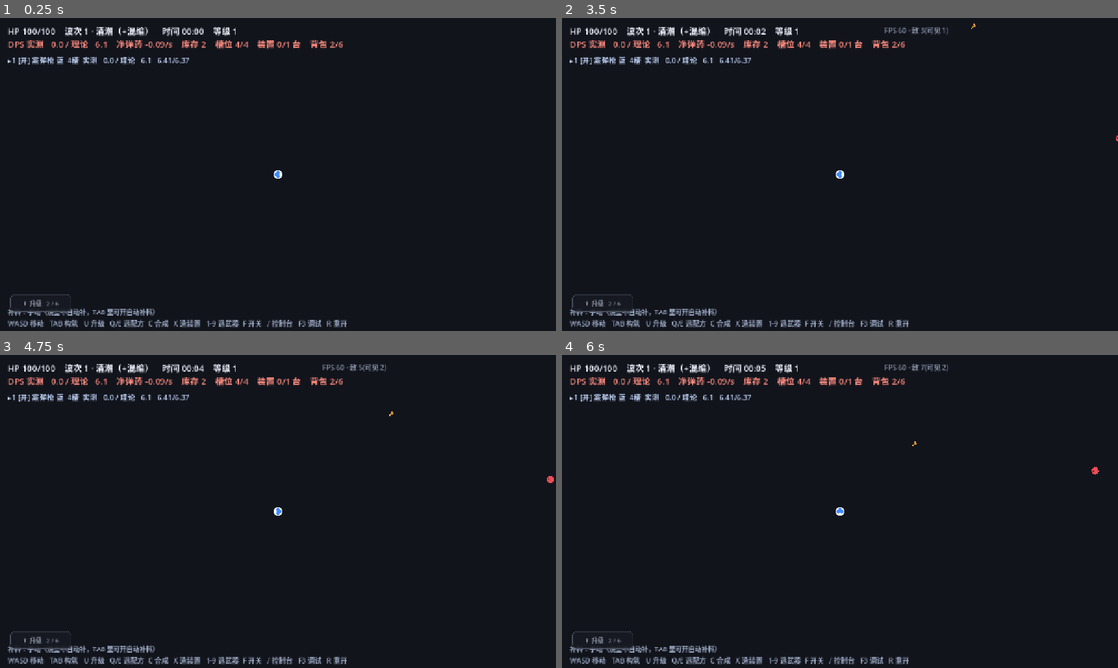
Above: before the commit, frames 1-4 (two rows, left to right).
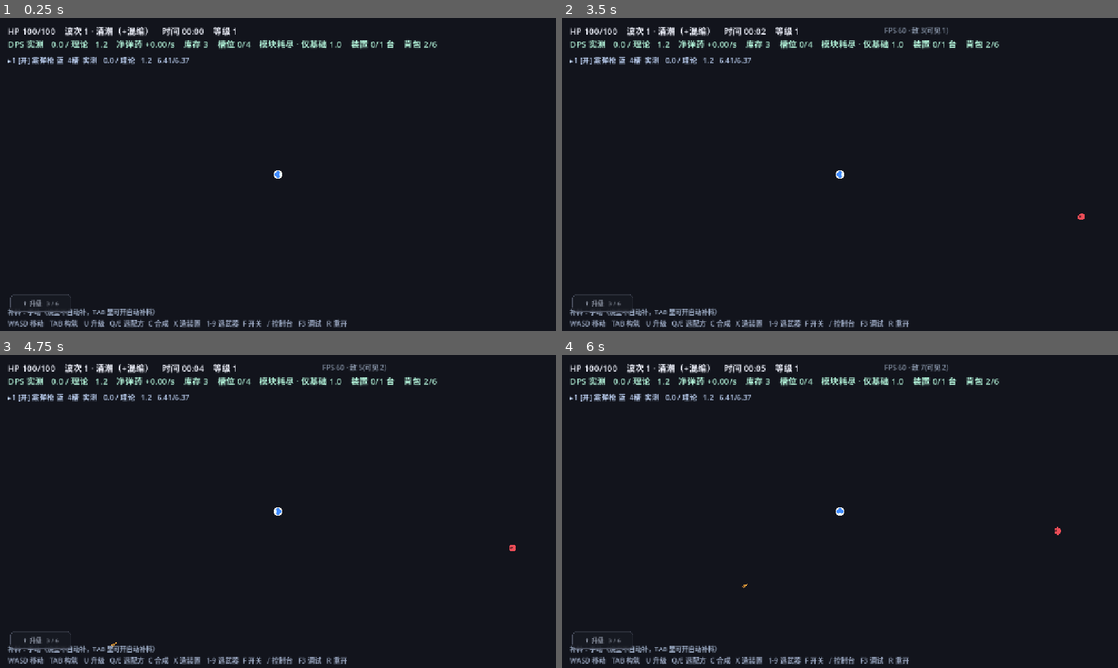
Above: after the commit, the same moments.

Repository: M1suK1/weapon-build-survivor
Game: Godot game, scene res://scenes/main.tscn
Same seed, same stepped clock (60 frames per second), same inputs: the game is played once before the commit and once after it.
Inputs (mouse positions are in pixels of both pictures, inside the frame that each line leads up to):
- Up to frame 1 (0.25 s): no input
- Up to frame 2 (3.5 s): tap Enter at 0.5, 2.75 s; move the mouse to (962, 158) at 0.52 s; hold D 0.53-1.25 s; tap Tab at 0.6 s; click (962, 158) at 0.67 s; tap Space at 0.77, 2 s; click "×" at 1.25 s; drag from (728, 190) to (812, 237) at 2.02 s; move the mouse to (895, 105) at 2.77 s; hold D from 2.78 s (still down); tap 4 at 2.85 s
- Up to frame 3 (4.75 s): release D at 3.5 s; tap Space at 3.5, 4.52 s; drag from (250, 574) to (111, 464) at 3.52 s; move the mouse to (444, 558) at 4.27 s; hold A from 4.28 s (still down); tap Keypad Enter at 4.35 s
- Up to frame 4 (6 s): release A at 5 s; drag from (673, 464) to (756, 433) at 5.02 s; move the mouse to (867, 511) at 5.77 s; hold Down from 5.78 s (still down); tap 0 at 5.85 s; click (867, 511) at 5.92 s

The runs differ from the first frame. In frame 1, 1.1% of the frame differs, in the area x 1-79%, y 7-92%; in frame 2, 1.1%; in frame 3, 1.2%; in frame 4, 1.2%, in the area x 1-97%, y 7-92%.

Commit message:
feat(weapon): 开局改成空模板，只给 3 个基础模块当起步料

Diff:
--- a/scripts/game.gd
+++ b/scripts/game.gd
@@ -531,22 +531,21 @@
 		start_id = start_force
 	weapons.append(_make_weapon(start_id, 3))
 	_use_weapon(0)
-	for i in weapon.slots.size():
-		weapon.slots[i] = _new_module("base")
-		# 开局满板基础模块，方案也一起登记；烧完补不补看 auto_fill（人类默认手动，见 plan-v5 §1.2）
-		weapon.plan_draft[i] = "base"
-	# 开局草稿 = 生效：否则一进构筑屏就显示「方案未保存」（plan-v5 §1.5 边界第 3 条）
-	_sync_plan(weapon)
-	_add_inv("base", 2)
+	# 开局给空模板（plan-v6 §4）：板面全空、方案也空，玩家自己决定装什么。
+	# 只发 3 个基础模块当起步材料（bot/playtest 同样），够装 3 格或升半级
+	_add_inv("base", 3)
+
+	if plan_missing_demo:
+		for i in weapon.slots.size():
+			weapon.plan_draft[i] = "reson"
+		weapon.plan_draft[0] = "base"
+		_sync_plan(weapon)
 	devices.append(_new_device())
 	_make_player()
 	_make_enemy_renderer()
 	_make_hud()
 	if plan_missing_demo:
-		for i in weapon.slots.size():
-			weapon.slots[i] = null
-			weapon.plan_draft[i] = "reson"
-		_sync_plan(weapon)
+		_refresh_build()
 	if cheat_arg != "":
 		_apply_cheats(cheat_arg)
 	# bot / playtest 默认把所有装置设成自动，等价于旧版「装置一直在干活」的行为
